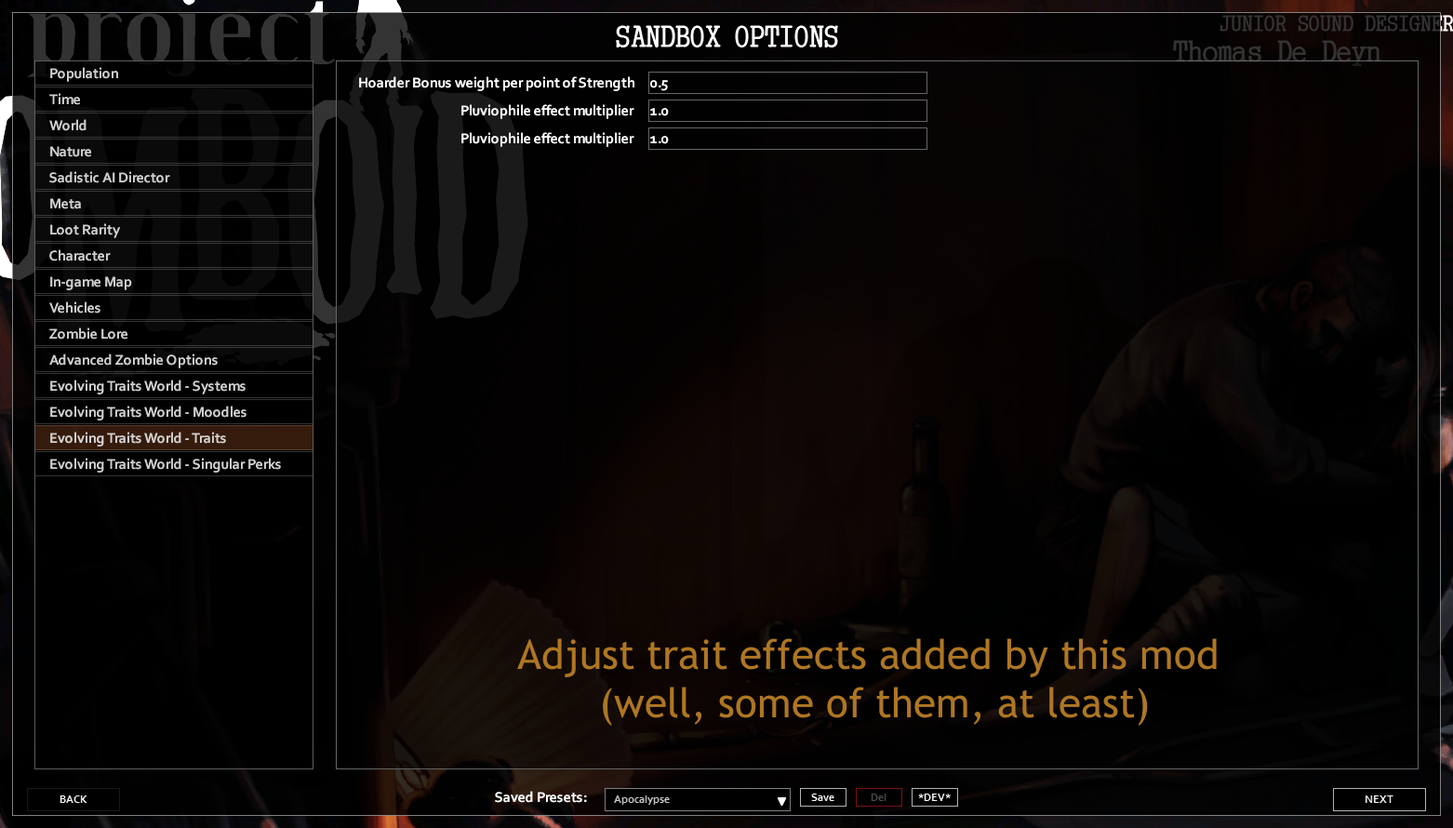
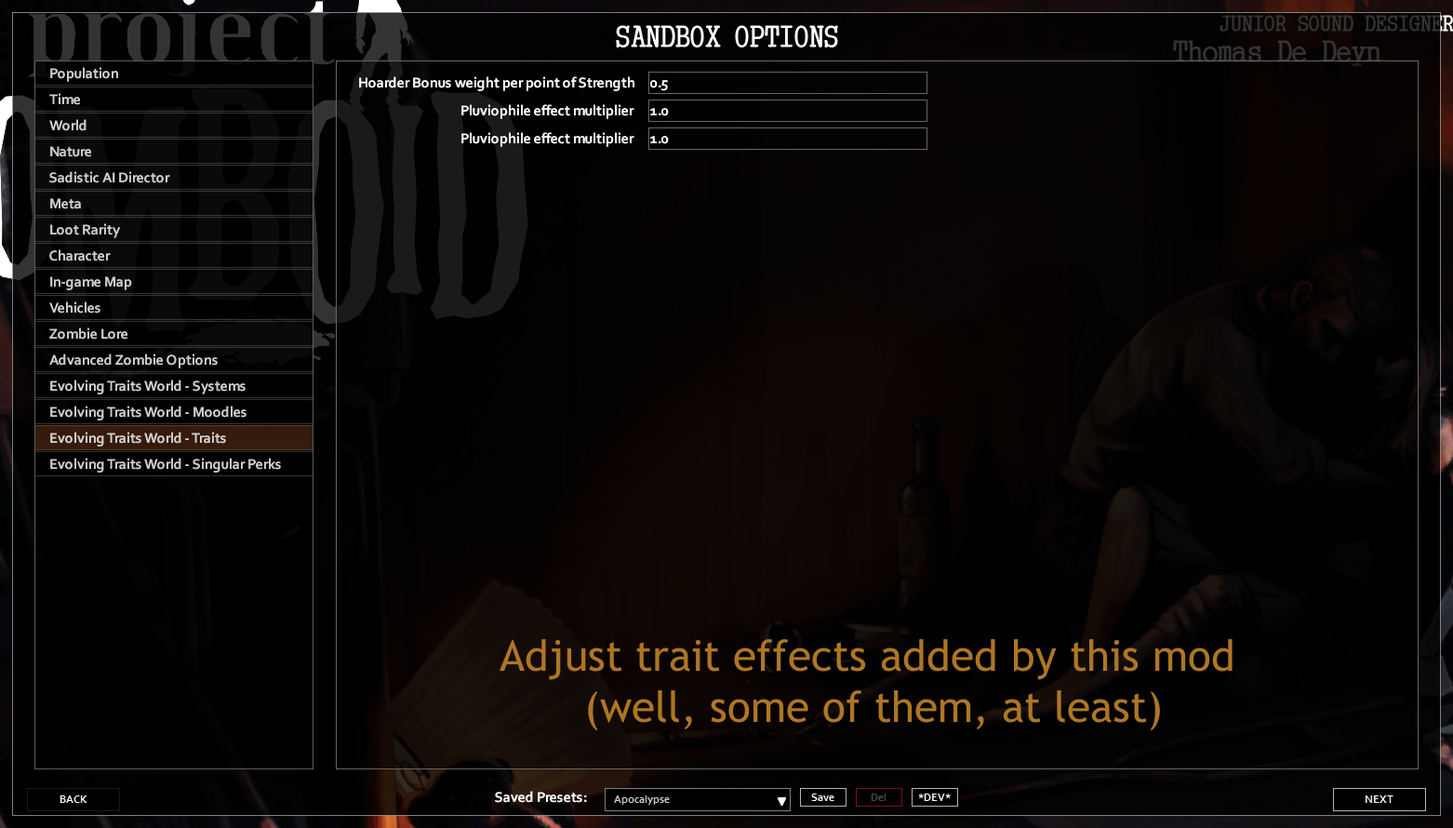
Layered file, before and after one edit (w=1453, h=828). Changes by layer:
painted on "Adjust trait effects added by ..." over [left=499, top=638, right=1233, bottom=732]
